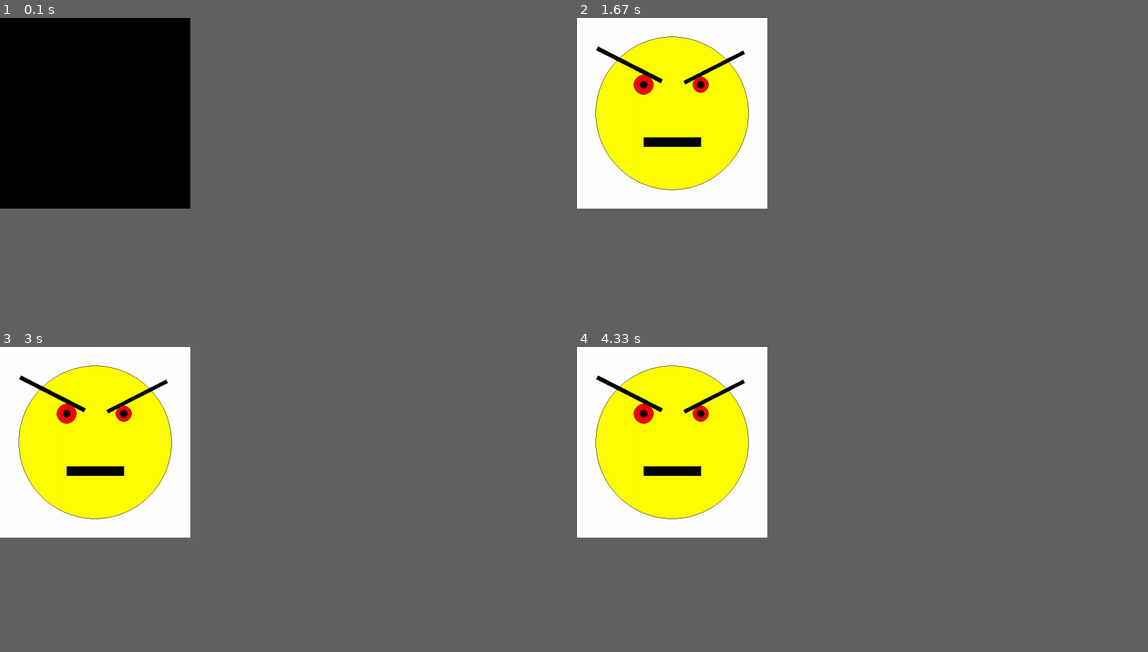
Above: before the commit, frames 1-4 (two rows, left to right).
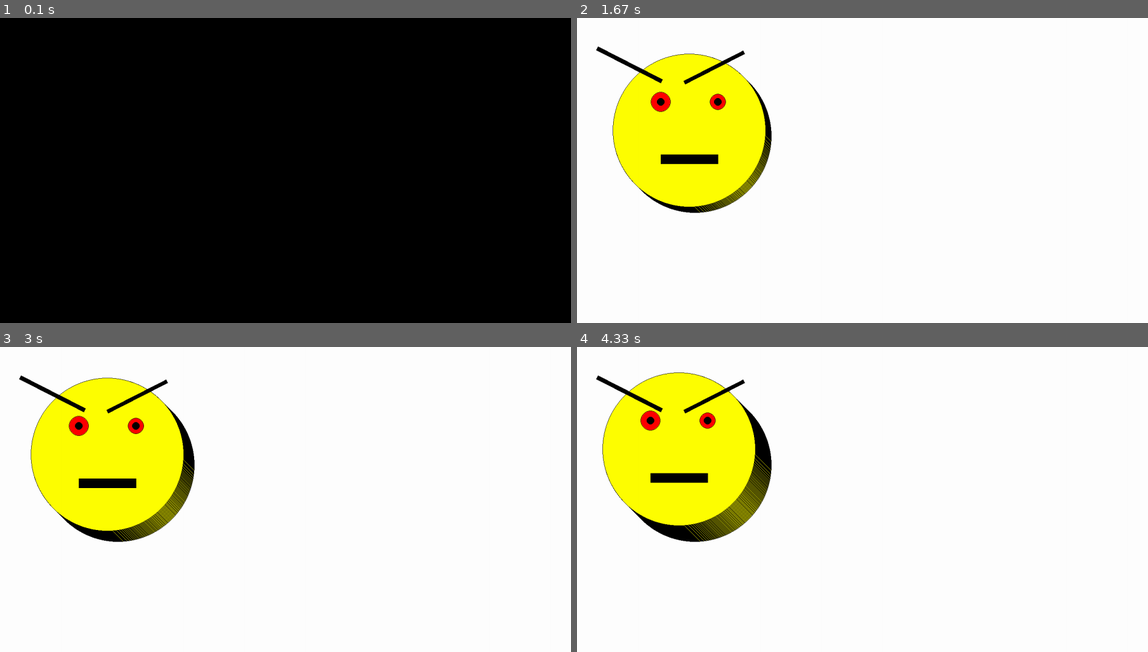
Above: after the commit, the same moments.

Repository: slaid42/stepanova
Game: pygame game, started from Lab_4/smile.py
The game is run twice, just before and just after one commit, with the same random seed, the same clock (stepped at 60 frames per second) and the same inputs.
Inputs:
- Up to frame 1 (0.1 s): no input
- Up to frame 2 (1.67 s): no input
- Up to frame 3 (3 s): no input
- Up to frame 4 (4.33 s): no input
In our replay, the window is 300x300 before the commit and 900x480 after it. These sizes can differ from the game's own. Grey fills any space a smaller window leaves; there, only what the larger window draws over its background counts as a difference.

The runs differ from the first frame. In frame 1, only the window size differs. In frame 2, 6.4% of the frame differs, in the area x 3-35%, y 6-64%; in frame 3, 5.8%; in frame 4, 4.9%.

Commit message:
Добавление анимации

Diff:
--- a/Lab_4/smile.py
+++ b/Lab_4/smile.py
@@ -7,37 +7,34 @@
 YELLOW = (255, 255, 0)
 WHITE = (255, 255, 255)
 pygame.init()
-sc = pygame.display.set_mode([500, 500])
+sc = pygame.display.set_mode([1500, 800])
+sc.fill(WHITE)
 
 pygame.display.set_caption("Angry smile")
 
-done = False
+done = 60
 clock = pygame.time.Clock()
 
-while not done:
+while done > 0:
     clock.tick(10)
 
-    for event in pygame.event.get():
-        if event.type == pygame.QUIT:
-            done = True
-
-    sc.fill(WHITE)
 
     #Лицо
-    pygame.draw.circle(sc, YELLOW, (250, 250), 200)
-    pygame.draw.circle(sc, BLACK, (250, 250), 201, 1)
+    pygame.draw.circle(sc, YELLOW, (250 + done, 250 + done), 200)
+    pygame.draw.circle(sc, BLACK, (250 + done, 250 + done), 201, 1)
 
     #Глаза
-    pygame.draw.circle(sc, RED, (35*5, 35*5), 5*5)
-    pygame.draw.circle(sc, BLACK, (35*5, 35*5), 5*5+1, 1)
-    pygame.draw.circle(sc, BLACK, (35*5, 35*5), 2*5)
+    pygame.draw.circle(sc, RED, (35*5 + done, 35*5 + done), 5*5)
+    pygame.draw.circle(sc, BLACK, (35*5 + done, 35*5 + done), 5*5+1, 1)
+    pygame.draw.circle(sc, BLACK, (35*5 + done, 35*5 + done), 2*5)
 
-    pygame.draw.circle(sc, RED, (65*5, 35*5), 4*5)
-    pygame.draw.circle(sc, BLACK, (65*5, 35*5), 4*5+1, 1)
-    pygame.draw.circle(sc, BLACK, (65*5, 35*5), 2*5)
+    pygame.draw.circle(sc, RED, (65*5 + done, 35*5 + done), 4*5)
+    pygame.draw.circle(sc, BLACK, (65*5 + done, 35*5 + done), 4*5+1, 1)
+    pygame.draw.circle(sc, BLACK, (65*5 + done, 35*5 + done), 2*5)
 
     #Рот
-    pygame.draw.line(sc, BLACK, [35*5, 65*5], [65*5, 65*5], 25)
+    pygame.draw.line(sc, BLACK, [35*5 + done, 65*5 + done],
+                     [65*5 + done, 65*5 + done], 25)
 
     #Брови
     surface = pygame.Surface([40*5, 20*5], pygame.SRCALPHA)
@@ -51,6 +48,6 @@
     sc.blit(surface_rot, [56*5, 15*5])
 
     pygame.display.flip()
-
+    done -= 1
 
 pygame.quit()
